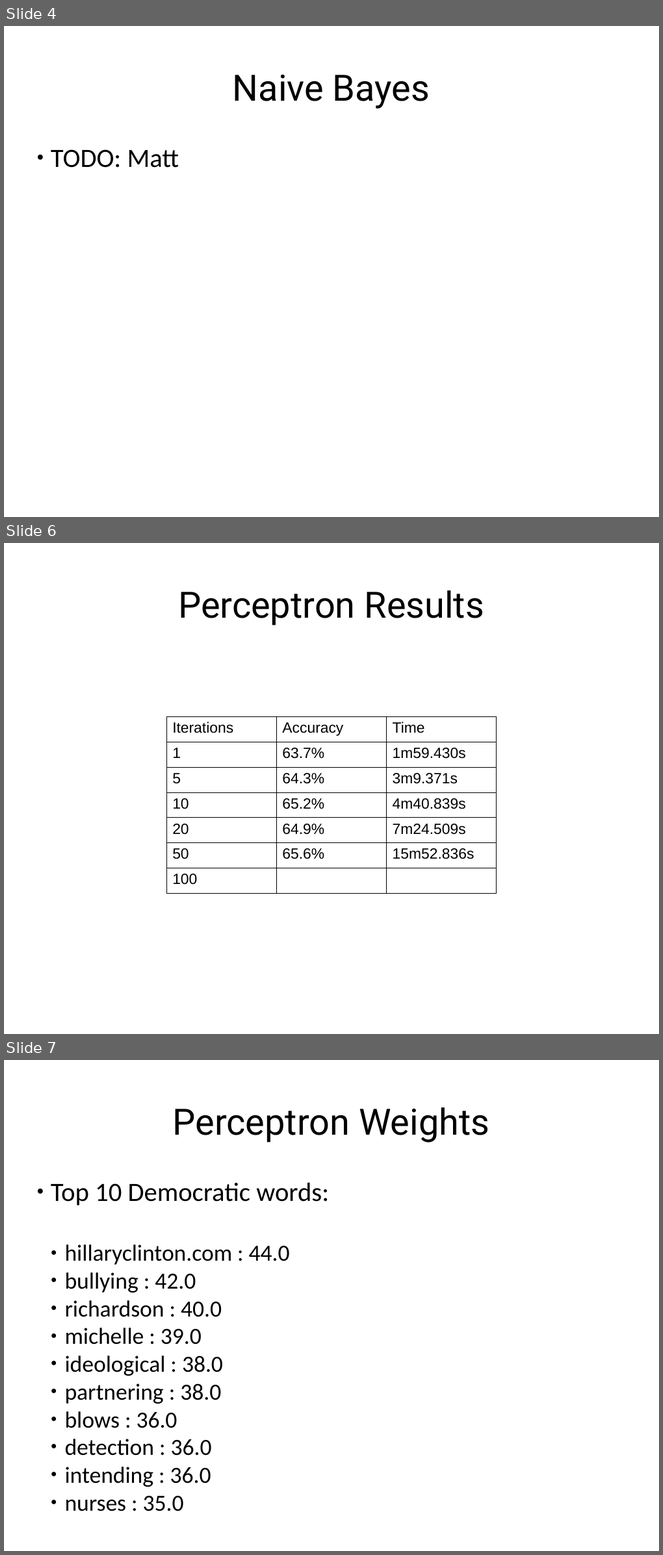
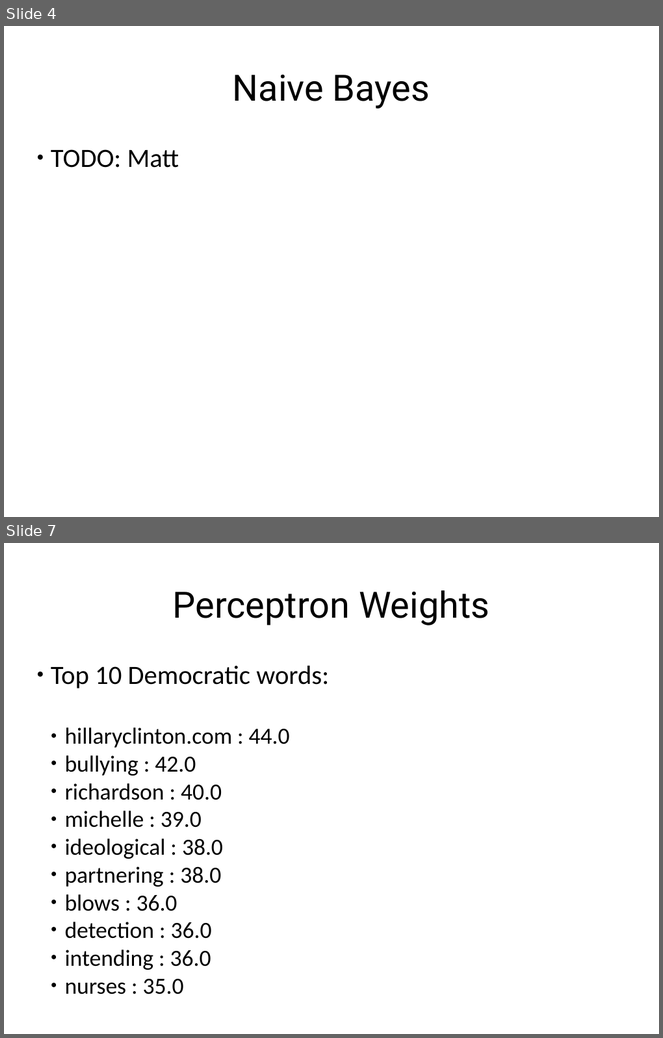
Before and after one commit to erikthiem/PartisanSpeechAnalysis, a slide deck: documents/presentation.odp. Shown one above the other, each under a label of ours: slides 4, 6 and 7 before the commit, slides 4 and 7 after it; the slides between them are not shown. The pictures are 663x1555 and 663x1038 pixels, drawn with LibreOffice and Linux fonts; fonts in the diff are those of the drawing. Boxes give left, top, right and bottom in pixels: in the first picture for what was removed or moved away, otherwise in the second. Text is boxed around its words. In the diff, an @@ line names an element or a change of style, - is before the commit and + after.

```diff
--- a/documents/presentation.odp
+++ b/documents/presentation.odp
@@ slide 6 removed at bbox=[4, 543, 659, 1034], background #FFFFFF @@
@@ text removed at bbox=[178, 590, 484, 626] @@
-Perceptron Results
@@ table removed at bbox=[166, 717, 496, 894], 7 rows, 3 columns @@
-Iterations | Accuracy | Time
-1 | 63.7% | 1m59.430s
-5 | 64.3% | 3m9.371s
-10 | 65.2% | 4m40.839s
-20 | 64.9% | 7m24.509s
-50 | 65.6% | 15m52.836s
-100 |  | 
```
Also in this commit, not shown: 3 slides changed, 1 slide added, 2 other files.
